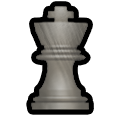
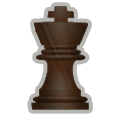
Layer changes from the first 120x120 image to the second:
pixels changed over [26, 1, 94, 115] (layer not identified)
